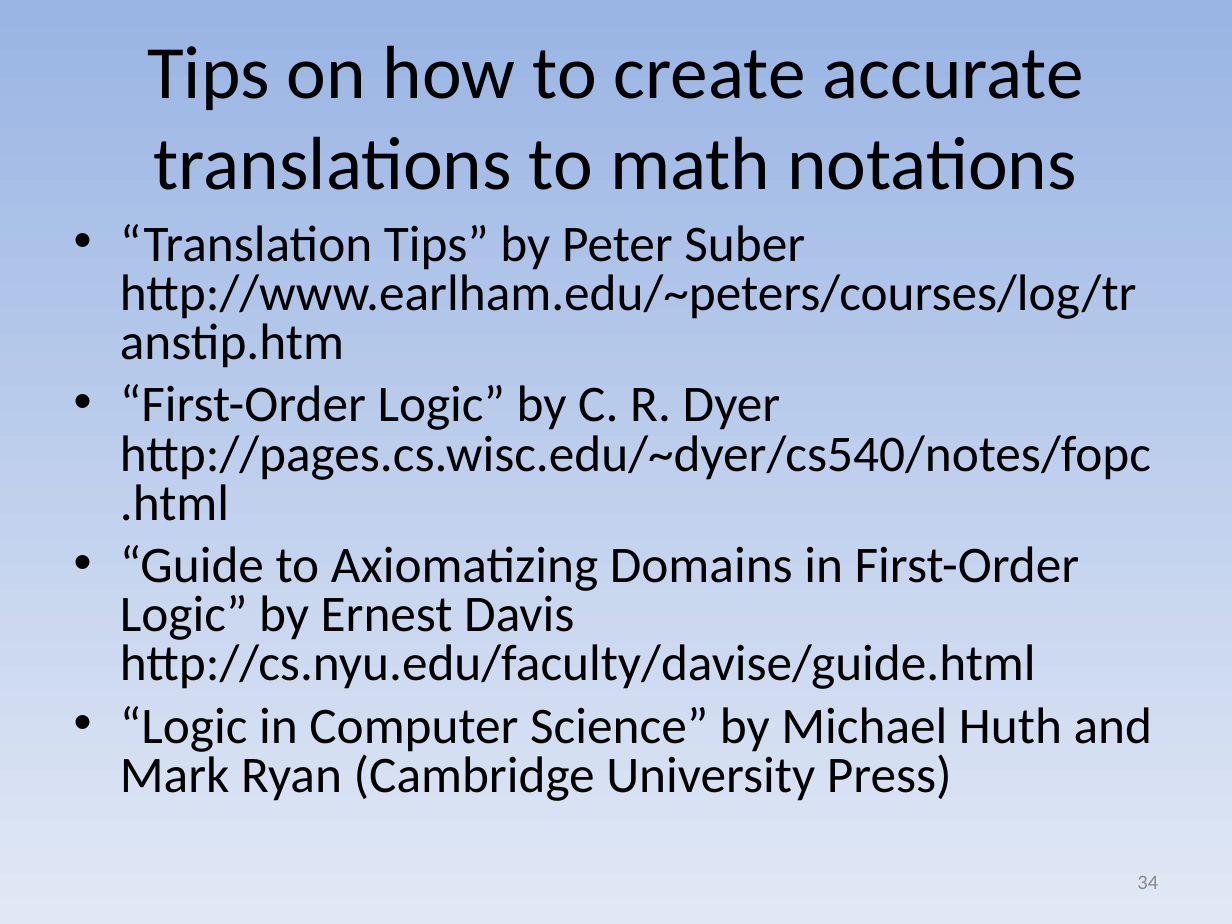
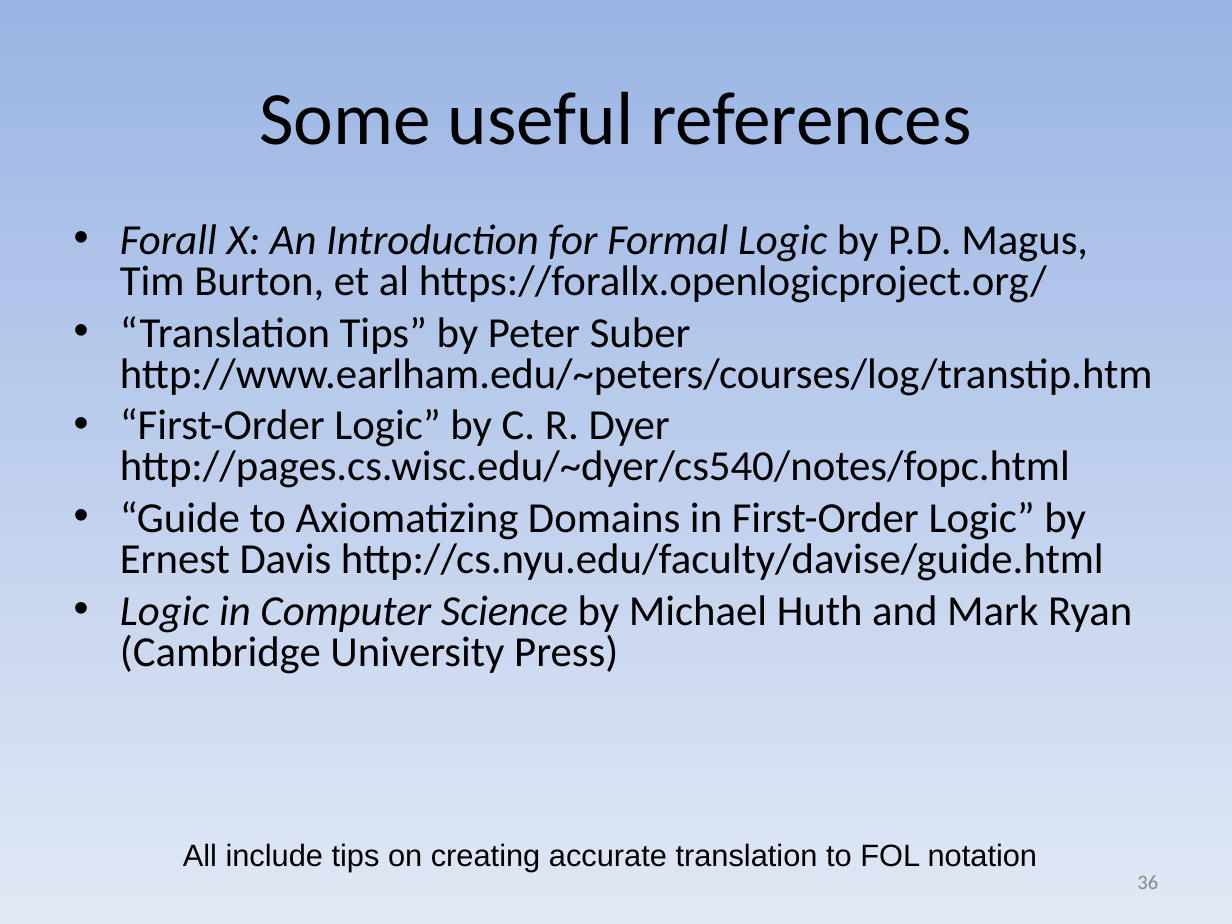
Before and after one commit to david-a-wheeler/david-a-wheeler.github.io, a slide deck: slide 36 of secure-class/presentations/Secure-Software-10-Formal-Methods.ppt (slide 34 before the commit). Drawn at 1232x924 pixels with LibreOffice and Linux fonts; fonts in the diff are those of the drawing. Boxes give left, top, right and bottom in pixels: in the first picture for what was removed or moved away, otherwise in the second. Text is boxed around its words. In the diff, an @@ line names an element or a change of style, - is before the commit and + after.

```diff
--- a/secure-class/presentations/Secure-Software-10-Formal-Methods.ppt
+++ b/secure-class/presentations/Secure-Software-10-Formal-Methods.ppt
@@ title at [259, 91, 971, 145]: text changed @@
-Tips on how to create accurate translations to math notations
+Some useful references
@@ text at [120, 224, 1088, 303]: paragraph added @@
+• Forall X: An Introduction for Formal Logic by P.D. Magus, Tim Burton, et al https://forallx.openlogicproject.org/
@@ text at [120, 316, 1153, 581]: size 30 to 25 pt in "“Translation Tips” by Peter Suber http://www.earlham.edu/~pe ...", "“First-Order Logic” by C. R. Dyer http://pages.cs.wisc.edu/~ ...", "“Guide to Axiomatizing Domains in First-Order Logic” ..."; less space between paragraphs @@
@@ text at [120, 595, 1132, 674]: text changed; size 30 to 25 pt @@
-• “Logic in Computer Science” by Michael Huth and Mark Ryan (Cambridge University Press)
+• Logic in Computer Science by Michael Huth and Mark Ryan (Cambridge University Press)
@@ text added at [183, 843, 1038, 872], 18 pt, text #000000 @@
+All include tips on creating accurate translation to FOL notation
@@ page number at [1137, 875, 1158, 889]: text changed @@
-34
+36
```
Also in this commit, not shown: 5 other slides changed, 2 slides added.
